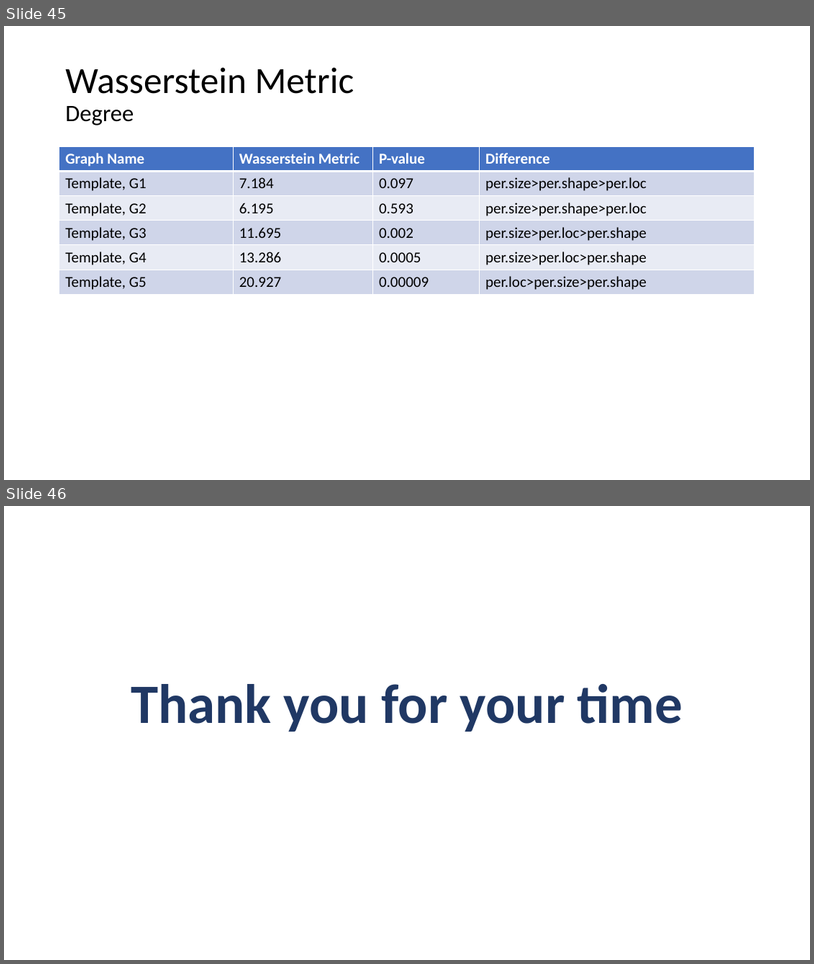
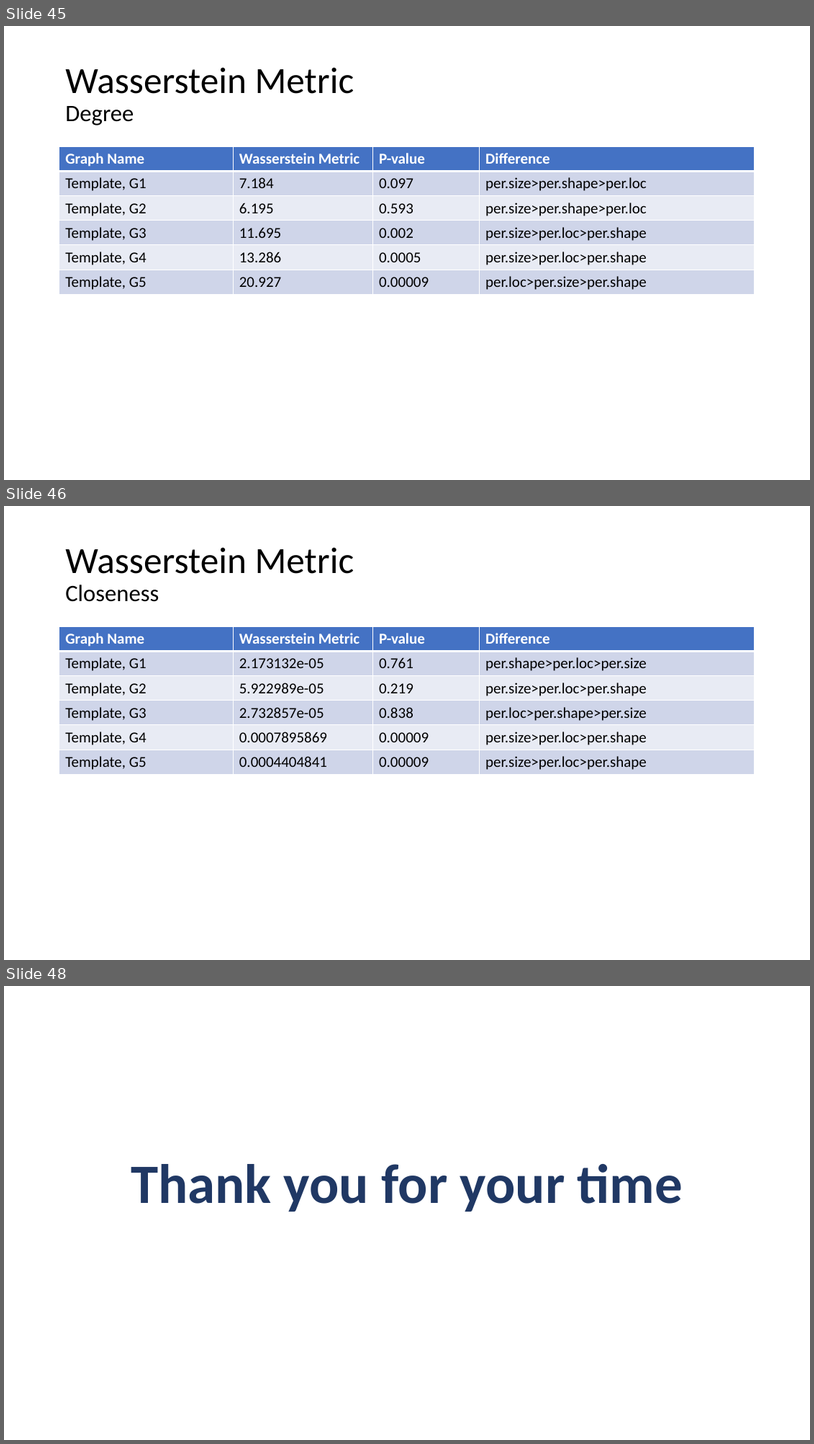
Before and after one commit to AtrayeeNeog/Visualization_2019-20, a slide deck: Documentation/Presentation/Project_Presentation_v2.pptx. Shown one above the other, each under a label of ours: slides 45 and 46 before the commit, slides 45, 46 and 48 after it; the slides between them are not shown. The pictures are 814x964 and 814x1444 pixels, drawn with LibreOffice and Linux fonts; fonts in the diff are those of the drawing. Boxes give left, top, right and bottom in pixels: in the first picture for what was removed or moved away, otherwise in the second. Text is boxed around its words. In the diff, an @@ line names an element or a change of style, - is before the commit and + after.

```diff
--- a/Documentation/Presentation/Project_Presentation_v2.pptx
+++ b/Documentation/Presentation/Project_Presentation_v2.pptx
@@ slide 46 added at [4, 506, 810, 960], background #FFFFFF @@
@@ title added at [65, 547, 355, 602], 44 pt, text #000000 @@
+Wasserstein Metric
+Closeness
@@ table added at [59, 627, 756, 774], 6 rows, 4 columns @@
+Graph Name | Wasserstein Metric | P-value | Difference
+Template, G1 | 2.173132e-05 | 0.761 | per.shape>per.loc>per.size
+Template, G2 | 5.922989e-05 | 0.219 | per.size>per.loc>per.shape
+Template, G3 | 2.732857e-05 | 0.838 | per.loc>per.shape>per.size
+Template, G4 | 0.0007895869 | 0.00009 | per.size>per.loc>per.shape
+Template, G5 | 0.0004404841 | 0.00009 | per.size>per.loc>per.shape
@@ what was slide 46 is now slide 48 @@
```
Also in this commit, not shown: 1 other slide added, 1 other file.
